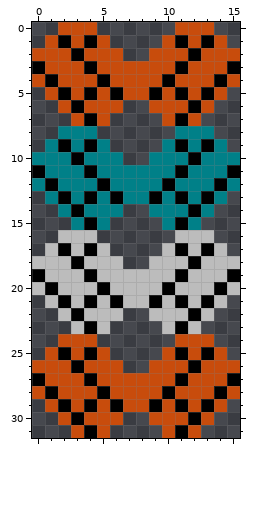
A pixel-art sprite gets an edit: graphics/SMB/blockdebris.png. The first picture shows the starting point.
The file is 16x32 pixels.
New version:
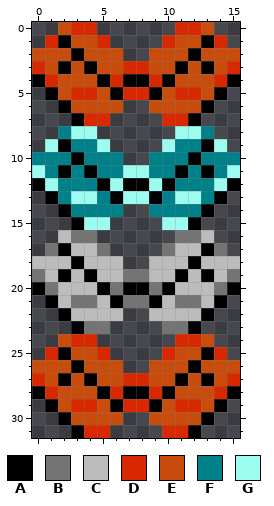
Palette (. is transparent): A #000000  B #747474  C #bcbcbc  D #d82800  E #c84c0c  F #008088  G #9cfcf0
The edit:
{"y":0,"x":3,"old":"EE","new":"DD"}
{"y":0,"x":11,"old":"EE","new":"DD"}
{"y":1,"x":1,"old":"E","new":"D"}
{"y":1,"x":4,"old":"AE","new":"ED"}
{"y":1,"x":10,"old":"EA","new":"DE"}
{"y":1,"x":14,"old":"E","new":"D"}
{"y":3,"x":0,"old":"A","new":"D"}
{"y":3,"x":2,"old":"E","new":"A"}
{"y":3,"x":7,"old":"EE","new":"DD"}
{"y":3,"x":13,"old":"E","new":"A"}
{"y":3,"x":15,"old":"A","new":"D"}
{"y":4,"x":0,"old":"EA","new":"AD"}
{"y":4,"x":6,"old":"EEEE","new":"DAAD"}
{"y":4,"x":14,"old":"AE","new":"DA"}
{"y":5,"x":1,"old":"EAEA","new":"AEDD"}
{"y":5,"x":7,"old":"EE","new":"DD"}
{"y":5,"x":11,"old":"AEAE","new":"DDEA"}
{"y":6,"x":2,"old":"EA","new":"AE"}
{"y":6,"x":12,"old":"AE","new":"EA"}
{"y":7,"x":3,"old":"EAE","new":"ADD"}
{"y":7,"x":10,"old":"EAE","new":"DDA"}
{"y":8,"x":3,"old":"FF","new":"GG"}
{"y":8,"x":11,"old":"FF","new":"GG"}
{"y":9,"x":1,"old":"F","new":"G"}
{"y":9,"x":4,"old":"AF","new":"FG"}
{"y":9,"x":10,"old":"FA","new":"GF"}
{"y":9,"x":14,"old":"F","new":"G"}
{"y":11,"x":0,"old":"A","new":"G"}
{"y":11,"x":2,"old":"F","new":"A"}
{"y":11,"x":7,"old":"FF","new":"GG"}
{"y":11,"x":13,"old":"F","new":"A"}
{"y":11,"x":15,"old":"A","new":"G"}
{"y":12,"x":0,"old":"FA","new":"AG"}
{"y":12,"x":6,"old":"FFFF","new":"GAAG"}
{"y":12,"x":14,"old":"AF","new":"GA"}
{"y":13,"x":1,"old":"FAFA","new":"AFGG"}
{"y":13,"x":7,"old":"FF","new":"GG"}
{"y":13,"x":11,"old":"AFAF","new":"GGFA"}
{"y":14,"x":2,"old":"FA","new":"AF"}
{"y":14,"x":12,"old":"AF","new":"FA"}
{"y":15,"x":3,"old":"FAF","new":"AGG"}
{"y":15,"x":10,"old":"FAF","new":"GGA"}
{"y":16,"x":3,"old":"CC","new":"BB"}
{"y":16,"x":11,"old":"CC","new":"BB"}
{"y":17,"x":1,"old":"C","new":"B"}
{"y":17,"x":4,"old":"AC","new":"CB"}
{"y":17,"x":10,"old":"CA","new":"BC"}
{"y":17,"x":14,"old":"C","new":"B"}
{"y":19,"x":0,"old":"A","new":"B"}
{"y":19,"x":2,"old":"C","new":"A"}
{"y":19,"x":7,"old":"CC","new":"BB"}
{"y":19,"x":13,"old":"C","new":"A"}
{"y":19,"x":15,"old":"A","new":"B"}
{"y":20,"x":0,"old":"CA","new":"AB"}
{"y":20,"x":6,"old":"CCCC","new":"BAAB"}
{"y":20,"x":14,"old":"AC","new":"BA"}
{"y":21,"x":1,"old":"CACA","new":"ACBB"}
{"y":21,"x":7,"old":"CC","new":"BB"}
{"y":21,"x":11,"old":"ACAC","new":"BBCA"}
{"y":22,"x":2,"old":"CA","new":"AC"}
{"y":22,"x":12,"old":"AC","new":"CA"}
{"y":23,"x":3,"old":"CAC","new":"ABB"}
{"y":23,"x":10,"old":"CAC","new":"BBA"}
{"y":24,"x":3,"old":"EE","new":"DD"}
{"y":24,"x":11,"old":"EE","new":"DD"}
{"y":25,"x":1,"old":"E","new":"D"}
{"y":25,"x":4,"old":"AE","new":"ED"}
{"y":25,"x":10,"old":"EA","new":"DE"}
{"y":25,"x":14,"old":"E","new":"D"}
{"y":27,"x":0,"old":"A","new":"D"}
{"y":27,"x":2,"old":"E","new":"A"}
{"y":27,"x":7,"old":"EE","new":"DD"}
{"y":27,"x":13,"old":"E","new":"A"}
{"y":27,"x":15,"old":"A","new":"D"}
{"y":28,"x":0,"old":"EA","new":"AD"}
{"y":28,"x":6,"old":"EEEE","new":"DAAD"}
{"y":28,"x":14,"old":"AE","new":"DA"}
{"y":29,"x":1,"old":"EAEA","new":"AEDD"}
{"y":29,"x":7,"old":"EE","new":"DD"}
{"y":29,"x":11,"old":"AEAE","new":"DDEA"}
{"y":30,"x":2,"old":"EA","new":"AE"}
{"y":30,"x":12,"old":"AE","new":"EA"}
{"y":31,"x":3,"old":"EAE","new":"ADD"}
{"y":31,"x":10,"old":"EAE","new":"DDA"}
{"label":"changed","picture_box":[32,22,240,438]}
